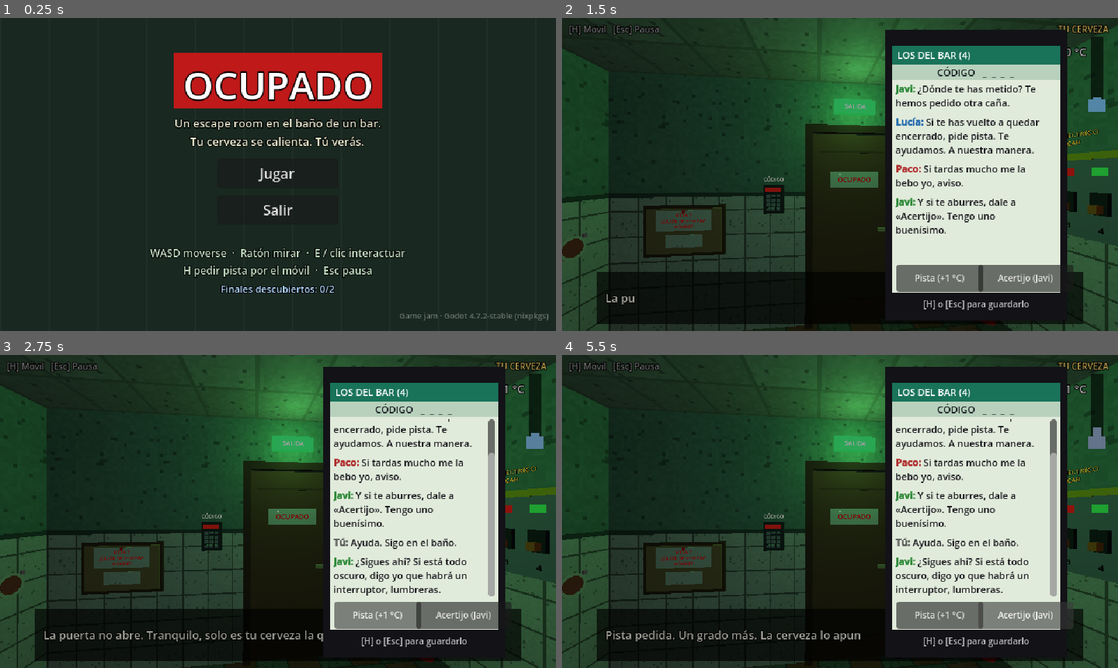
Above: before the commit, frames 1-4 (two rows, left to right).
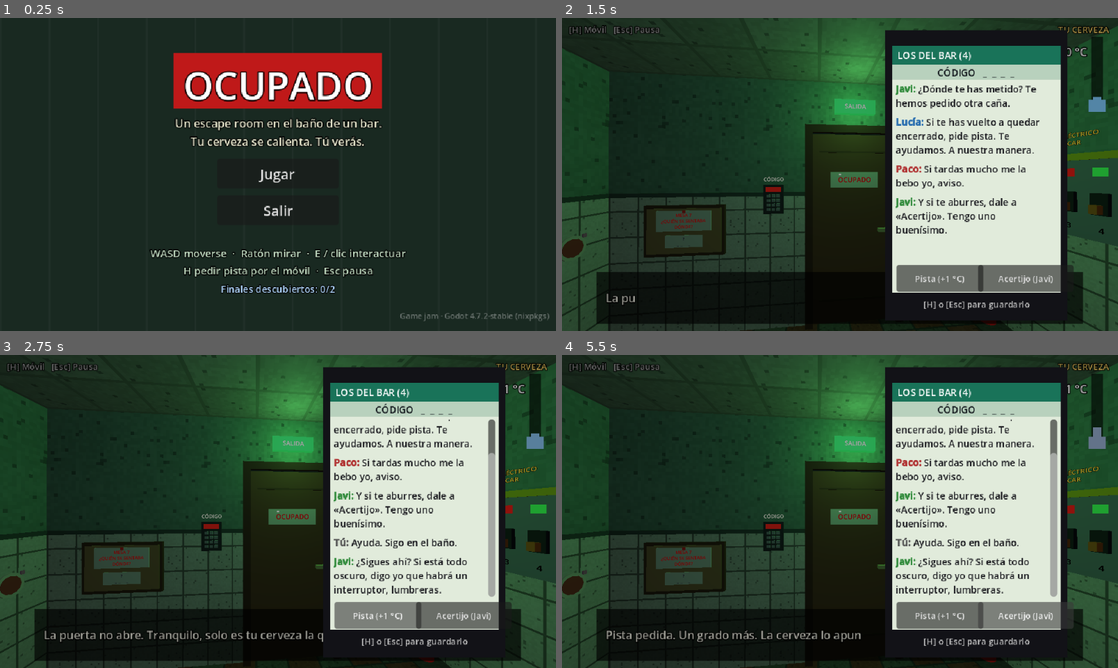
Above: after the commit, the same moments.

Repository: weleloable/ocupado
Game: Godot game, scene res://scenes/main.tscn
Two runs of this game, one before a commit and one after it. Both use one fixed random seed, a clock stepped at 60 frames per second and the inputs below.
Inputs (mouse positions are in pixels of both pictures, inside the frame that each line leads up to):
- Up to frame 1 (0.25 s): no input
- Up to frame 2 (1.5 s): click "Jugar" at 0.5 s; tap Enter at 1.25 s; move the mouse to (867, 174) at 1.27 s; hold W (move_forward) from 1.28 s (still down); hold H (hint) from 1.28 s (still down); click (867, 174) at 1.42 s
- Up to frame 3 (2.75 s): release W (move_forward) at 2 s; release H (hint) at 2 s; click "Pista (+1 °C)" at 2 s
- Up to frame 4 (5.5 s): click "Acertijo (Javi)" at 2.75 s; click "Una moneda de dos euros" at 3.5 s; click "El oro mate" at 4.25 s; click "Volver al chat" at 5 s

The runs differ from the first frame. In frame 1, 3.8% of the frame differs, in the area x 27-99%, y 11-97%; in frame 2, 4.4%; in frame 3, 5.3%, in the area x 0-100%, y 2-100%; in frame 4, 5.3%.

Commit message:
3D a la resolucion de la ventana (stretch canvas_items): textos de pared nitidos
Co-Authored-By: Claude Opus 5.5 <noreply@anthropic.com>

Diff:
--- a/project.godot
+++ b/project.godot
@@ -27,11 +27,12 @@
 window/size/viewport_height=360
 window/size/window_width_override=1280
 window/size/window_height_override=720
-window/stretch/mode="viewport"
+window/stretch/mode="canvas_items"
+window/stretch/aspect="keep"
 
 [rendering]
 
 textures/canvas_textures/default_texture_filter=0
-textures/default_filters/anisotropic_filtering_level=4
 renderer/rendering_method="gl_compatibility"
 renderer/rendering_method.mobile="gl_compatibility"
+textures/default_filters/anisotropic_filtering_level=4
Not shown, changed: prompt_escape_room_bano.md
